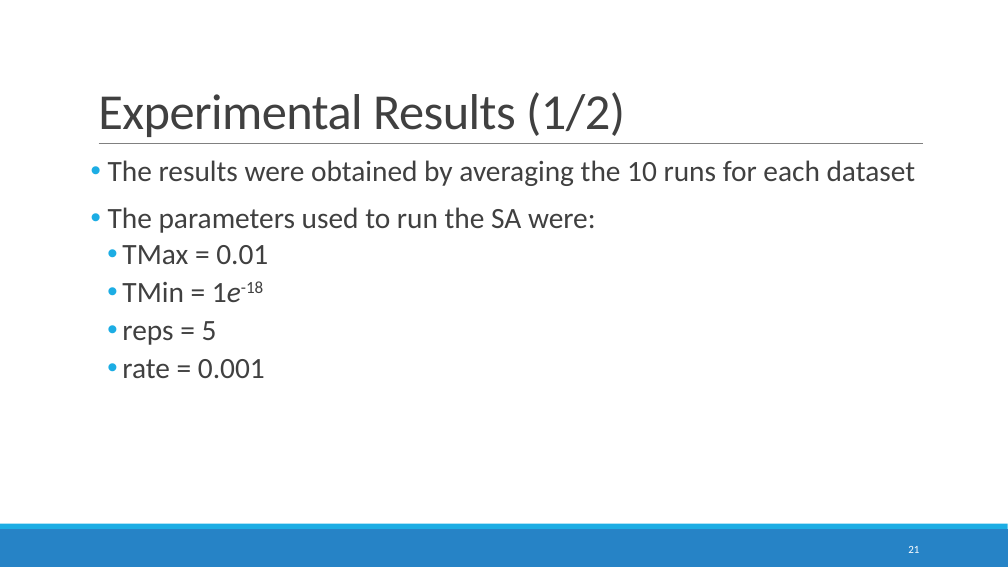
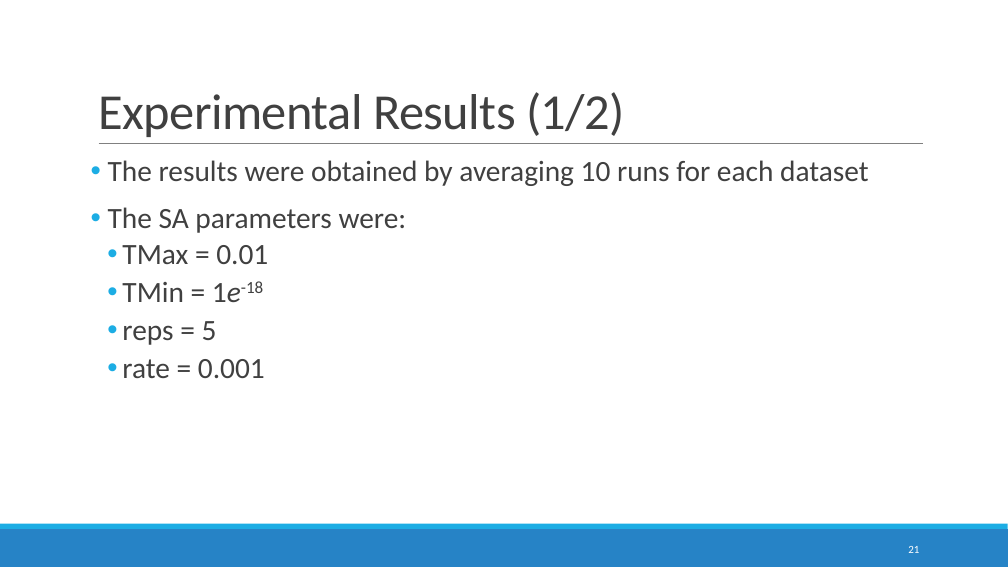
Before and after one commit to devilsdante/isel-examtimetabling-2014-2015, a slide deck: slide 21 of doc/Apresentação Oral/Examination Timetabling Automation using Hybrid Meta-heuristics.pptx. Drawn at 1008x567 pixels with LibreOffice and Linux fonts; fonts in the diff are those of the drawing. Boxes give left, top, right and bottom in pixels: in the first picture for what was removed or moved away, otherwise in the second. Text is boxed around its words. In the diff, an @@ line names an element or a change of style, - is before the commit and + after.

```diff
--- a/doc/Apresentação Oral/Examination Timetabling Automation using Hybrid Meta-heuristics.pptx
+++ b/doc/Apresentação Oral/Examination Timetabling Automation using Hybrid Meta-heuristics.pptx
@@ text at (x1=108, y1=160, x2=869, y2=233): text changed @@
-• The results were obtained by averaging the 10 runs for each dataset
-• The parameters used to run the SA were:
+• The results were obtained by averaging 10 runs for each dataset
+• The SA parameters were:
```
Also in this commit, not shown: 13 other slides changed.
